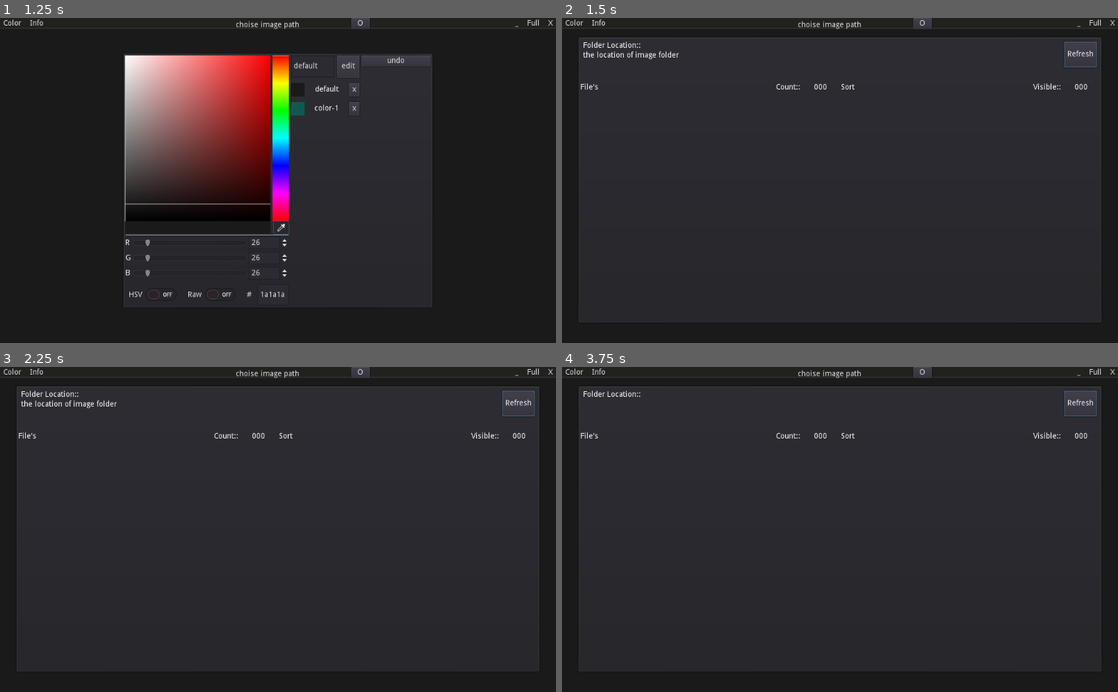
Above: before the commit, frames 1-4 (two rows, left to right).
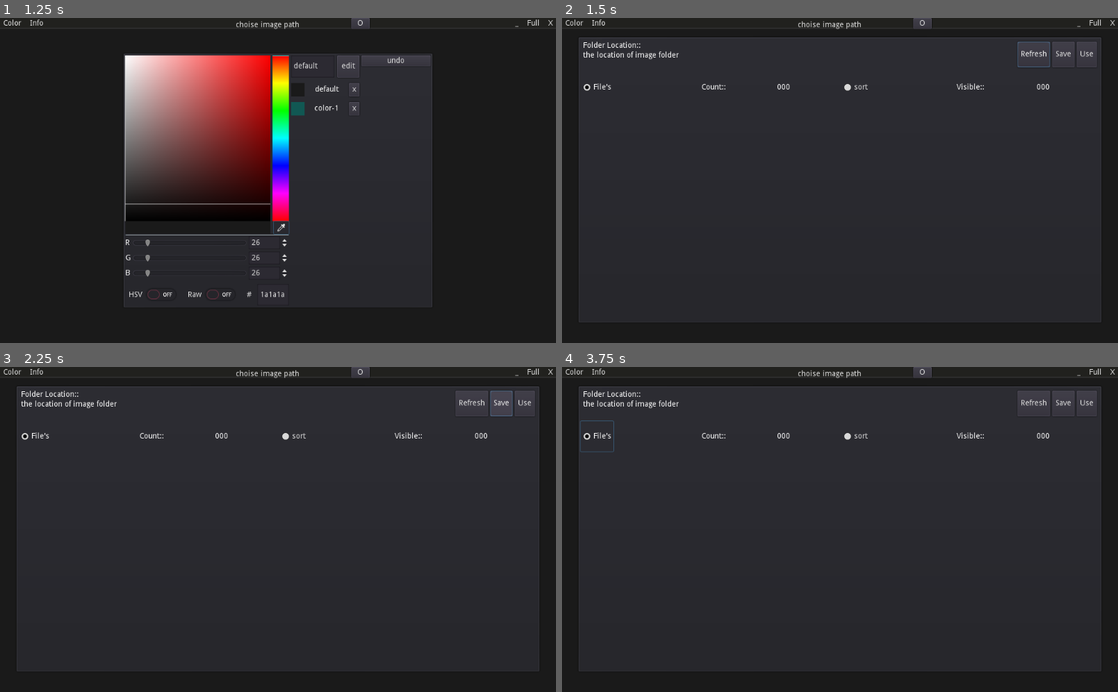
Above: after the commit, the same moments.

Repository: hpn33/manga-reader-by-godot-
Game: Godot game, scene res://scene/Main.tscn
Same seed, same stepped clock (60 frames per second), same inputs: the game is played once before the commit and once after it.
Inputs (mouse positions are in pixels of both pictures, inside the frame that each line leads up to):
- Up to frame 1 (1.25 s): click "Color" at 0.5 s
- Up to frame 2 (1.5 s): click "Info" at 1.25 s
- Up to frame 3 (2.25 s): click (500, 402) at 2 s, where only the run after the commit has a clickable "Save"
- Up to frame 4 (3.75 s): click (1084, 402) at 2.75 s, where only the run after the commit has a clickable "Use"; click (595, 435) at 3.5 s, where only the run after the commit has a clickable "File's"

Frame 1 is identical in both runs. In frame 2, 0.6% of the frame differs, in the area x 3-97%, y 7-23%; in frame 3, 0.7%; in frame 4, 0.8%, in the area x 3-97%, y 7-27%.
Error before the commit: Trying to assign value of type 'MenuButton' to a variable of type 'Label'. (res://scene/ui/TitleBar/TitleBar.gd:3)
Error after the commit: Invalid call. Nonexistent function '_get'. (res://autoload/AppSetting.gd:74)

Commit message:
forward
improve "ConfigWraper"
...

Diff:
--- a/autoload/manager.gd
+++ b/autoload/manager.gd
@@ -13,10 +13,9 @@
 
 
 func open(_path):
+	# init
 	path = _path
-
 	setting = ImagesSetting.new(_path)
-
 	ioutil.be(_path)
 
 	# if path exist set it
@@ -46,12 +45,13 @@
 	share.set_value('local_files', setting.get_data('names'))
 
 
-func first_set():
-	setting.active()
+
+#func first_set():
+#	setting.active()
 
 
 func check_change():
-	var set_names :Array= setting.get_data('names')
+	var files :Dictionary= setting.files
 
 	var loc_names := []
 	for n in ioutil.list_by_type('png|jpg'):
@@ -60,19 +60,19 @@
 
 
 
-	if set_names.size() == 0:
+	if files.empty():
 		# set all image names
 		for n in loc_names:
-			set_names.append(n)
+			files[files.size()] = n
 
-		save('names', set_names)
+		save('files', files)
 
 	else:
 		# check change
 		var mach := true
 
-		for n in set_names:
-			if loc_names.find(n) == -1:
+		for f in files:
+			if loc_names.find(f) == -1:
 				mach = false
 				break
 
--- a/object/InfoPanel/InfoPanel.tscn
+++ b/object/InfoPanel/InfoPanel.tscn
@@ -1,10 +1,12 @@
-[gd_scene load_steps=4 format=2]
+[gd_scene load_steps=5 format=2]
 
 [ext_resource path="res://object/InfoPanel/Tree.gd" type="Script" id=1]
 [ext_resource path="res://object/InfoPanel/InfoPanel.gd" type="Script" id=2]
 [ext_resource path="res://object/InfoPanel/SortList.gd" type="Script" id=3]
+[ext_resource path="res://object/InfoPanel/buttongroup.tres" type="ButtonGroup" id=4]
 
 [node name="InfoPanel" type="PopupPanel"]
+visible = true
 anchor_right = 1.0
 anchor_bottom = 1.0
 margin_right = -60.0
@@ -82,10 +84,22 @@
 alignment = 2
 
 [node name="Refresh" type="Button" parent="VBoxContainer/MarginContainer/HBoxContainer/HBoxContainer"]
-margin_left = 411.0
-margin_right = 471.0
+margin_left = 325.0
+margin_right = 385.0
 margin_bottom = 47.0
 text = "Refresh"
+
+[node name="Save" type="Button" parent="VBoxContainer/MarginContainer/HBoxContainer/HBoxContainer"]
+margin_left = 389.0
+margin_right = 430.0
+margin_bottom = 47.0
+text = "Save"
+
+[node name="Use" type="Button" parent="VBoxContainer/MarginContainer/HBoxContainer/HBoxContainer"]
+margin_left = 434.0
+margin_right = 471.0
+margin_bottom = 47.0
+text = "Use"
 
 [node name="HBoxContainer" type="HBoxContainer" parent="VBoxContainer"]
 margin_top = 61.0
@@ -104,25 +118,24 @@
 margin_bottom = 56.0
 size_flags_vertical = 3
 
-[node name="Label" type="Label" parent="VBoxContainer/HBoxContainer/VBoxContainer/HBoxContainer"]
-margin_top = 21.0
-margin_right = 334.0
-margin_bottom = 35.0
-size_flags_horizontal = 3
-size_flags_stretch_ratio = 5.0
+[node name="FileCheck" type="CheckBox" parent="VBoxContainer/HBoxContainer/VBoxContainer/HBoxContainer"]
+margin_right = 61.0
+margin_bottom = 56.0
+pressed = true
+group = ExtResource( 4 )
 text = "File's"
 
 [node name="Label2" type="Label" parent="VBoxContainer/HBoxContainer/VBoxContainer/HBoxContainer"]
-margin_left = 338.0
-margin_top = 21.0
-margin_right = 404.0
+margin_left = 65.0
+margin_top = 21.0
+margin_right = 268.0
 margin_bottom = 35.0
 size_flags_horizontal = 3
 text = "Count::"
 align = 2
 
 [node name="Count" type="Label" parent="VBoxContainer/HBoxContainer/VBoxContainer/HBoxContainer"]
-margin_left = 408.0
+margin_left = 272.0
 margin_top = 21.0
 margin_right = 476.0
 margin_bottom = 35.0
@@ -165,25 +178,23 @@
 margin_bottom = 56.0
 size_flags_vertical = 3
 
-[node name="Label" type="Label" parent="VBoxContainer/HBoxContainer/VBoxContainer2/HBoxContainer"]
-margin_top = 21.0
-margin_right = 334.0
-margin_bottom = 35.0
-size_flags_horizontal = 3
-size_flags_stretch_ratio = 5.0
-text = "Sort"
+[node name="SortCheck" type="CheckBox" parent="VBoxContainer/HBoxContainer/VBoxContainer2/HBoxContainer"]
+margin_right = 53.0
+margin_bottom = 56.0
+group = ExtResource( 4 )
+text = "sort"
 
 [node name="Label2" type="Label" parent="VBoxContainer/HBoxContainer/VBoxContainer2/HBoxContainer"]
-margin_left = 338.0
-margin_top = 21.0
-margin_right = 404.0
+margin_left = 57.0
+margin_top = 21.0
+margin_right = 264.0
 margin_bottom = 35.0
 size_flags_horizontal = 3
 text = "Visible::"
 align = 2
 
 [node name="VisibleCount" type="Label" parent="VBoxContainer/HBoxContainer/VBoxContainer2/HBoxContainer"]
-margin_left = 408.0
+margin_left = 268.0
 margin_top = 21.0
 margin_right = 476.0
 margin_bottom = 35.0
--- a/object/InfoPanel/Tree.gd
+++ b/object/InfoPanel/Tree.gd
@@ -4,9 +4,10 @@
 var list := GMap.new()
 
 func _ready():
-	share.add_hook('local_files', self, 'refresh')
+#	share.add_hook('local_files', self, 'refresh')
 
-	refresh()
+#	refresh()
+	pass
 
 func refresh(local_files = list):
 
--- /dev/null
+++ b/object/InfoPanel/buttongroup.tres
@@ -0,0 +1,3 @@
+[gd_resource type="ButtonGroup" format=2]
+
+[resource]
--- a/script/ImagesSetting.gd
+++ b/script/ImagesSetting.gd
@@ -3,7 +3,7 @@
 
 
 const CONFIG_FILE := 'config.cfg'
-const CONFIG_PATH := '.mr'
+const CONFIG_PATH := '.mrconfig'
 
 var ioutil := IOUtil.new()
 
@@ -12,7 +12,7 @@
 	path = _path + '/' + CONFIG_PATH + '/' + CONFIG_FILE
 
 	default = {
-		names = [],
+		files = {},
 		sort = []
 	}
 
@@ -27,12 +27,3 @@
 
 
 	self.init()
-
-
-func get_name_list():
-	var sort = get_data('sort')
-
-	if sort.size() != 0:
-		return sort
-
-	return get_data('names')
--- a/util/ConfigWraper.gd
+++ b/util/ConfigWraper.gd
@@ -50,9 +50,25 @@
 func load(): cf.load(path)
 
 
-func get_data(key, default = null):
-	return cf.get_value(root_section, key, default)
+func get_data(key, _default = null):
+	return cf.get_value(root_section, key, _default)
 
 
 func set_data(key, value):
 	cf.set_value(root_section, key, value)
+
+
+func _get(property):
+
+	# can make use a function
+	for fun in get_method_list():
+		if(fun["flags"] == METHOD_FLAG_FROM_SCRIPT+1):
+			if property == fun['name']:
+				return call(property)
+
+	# if has a key can use get_data function
+	if cf.has_section_key(root_section, property):
+		return get_data(property)
+
+	# else work by default
+	return ._get(property)
